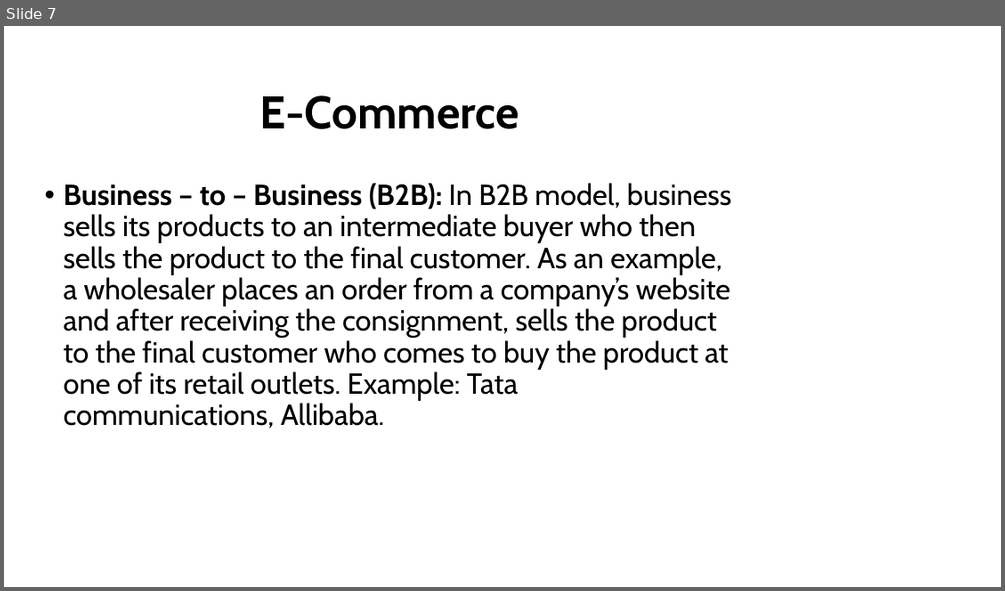
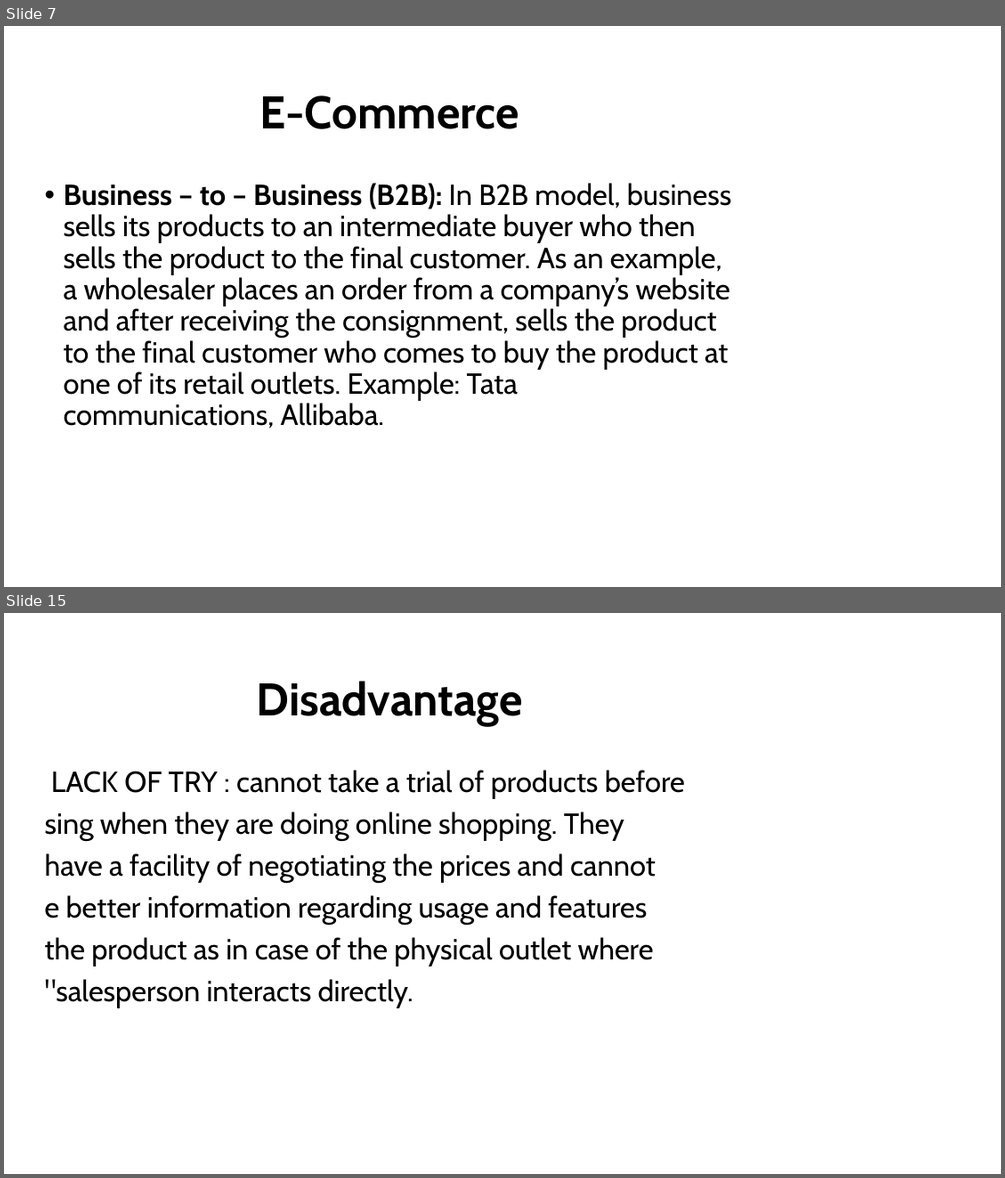
Before and after one commit to nischalpandey/PUBLIC_ASSETS, a slide deck: E-Commerce.pptx. Shown one above the other, each under a label of ours: slide 7 before the commit, slides 7 and 15 after it; the slides between them are not shown. The pictures are 1005x591 and 1005x1178 pixels, drawn with LibreOffice and Linux fonts; fonts in the diff are those of the drawing; background and template pictures are left out. Boxes give left, top, right and bottom in pixels: in the first picture for what was removed or moved away, otherwise in the second. Text is boxed around its words. In the diff, an @@ line names an element or a change of style, - is before the commit and + after.

```diff
--- a/E-Commerce.pptx
+++ b/E-Commerce.pptx
@@ slide 15 added at [4, 613, 1001, 1174], background picture (left out) @@
@@ title added at [256, 681, 522, 725], 44 pt, text #000000, bold @@
+Disadvantage
@@ text added at [45, 770, 685, 1008], 28 pt, text #000000 @@
+LACK OF TRY : cannot take a trial of products before
+sing when they are doing online shopping. They
+have a facility of negotiating the prices and cannot
+e better information regarding usage and features
+the product as in case of the physical outlet where
+"salesperson interacts directly.
```
Also in this commit, not shown: 3 slides changed, 8 other slides added.
